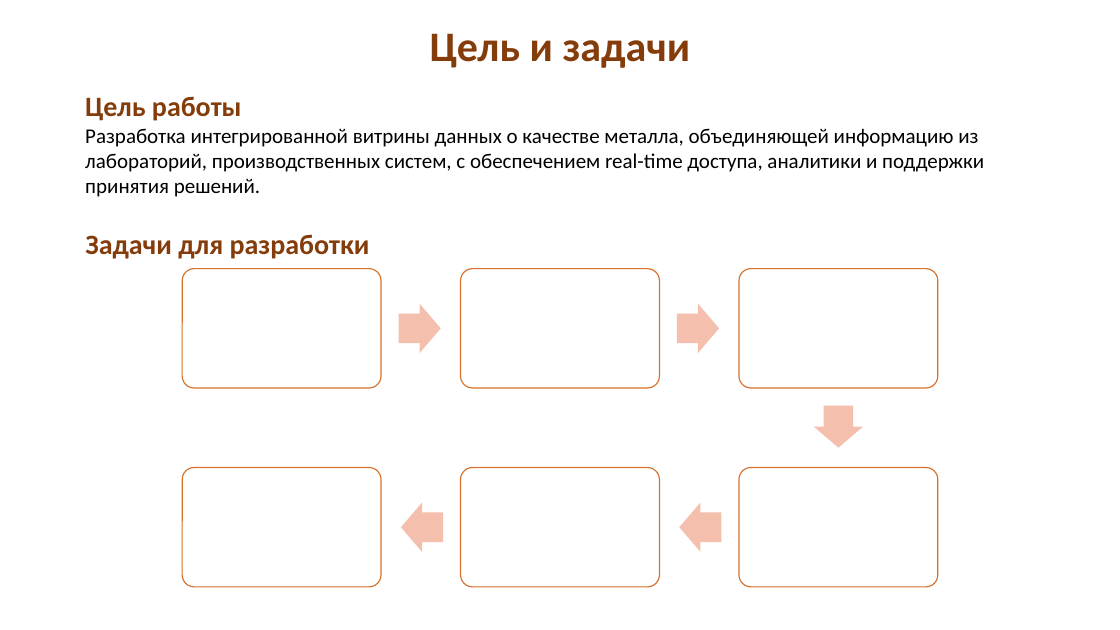
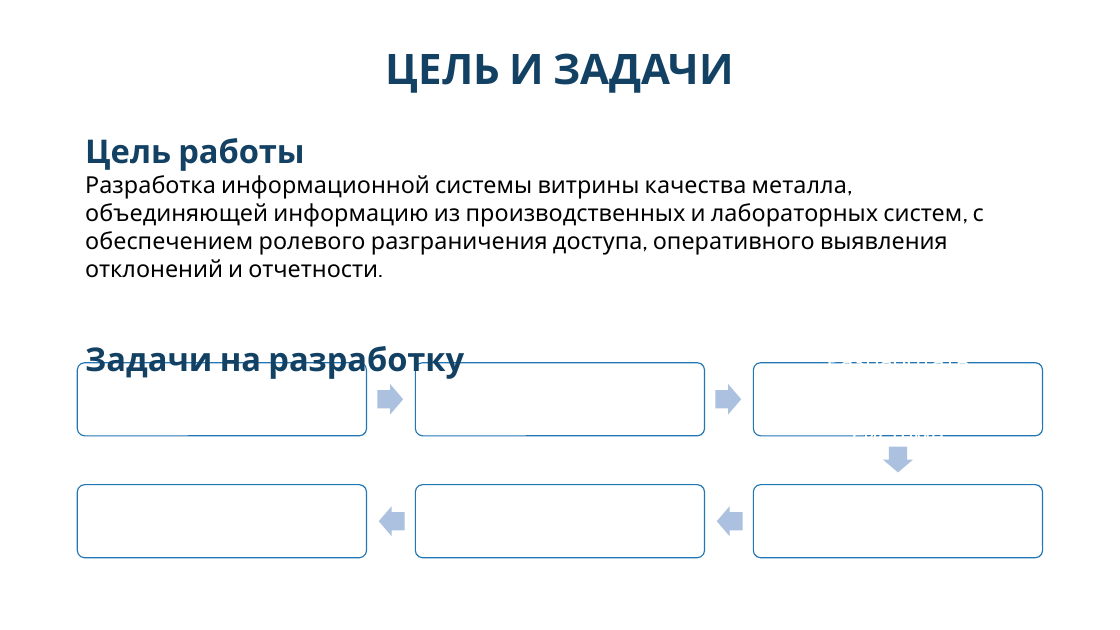
Before and after one commit to koshachya-myatka/vkr, a slide deck: slide 3 of Документы/Защита_Парамонова_АС.pptx. Drawn at 1120x630 pixels with LibreOffice and Linux fonts; fonts in the diff are those of the drawing. Boxes give left, top, right and bottom in pixels: in the first picture for what was removed or moved away, otherwise in the second. Text is boxed around its words. In the diff, an @@ line names an element or a change of style, - is before the commit and + after.

```diff
--- a/Документы/Защита_Парамонова_АС.pptx
+++ b/Документы/Защита_Парамонова_АС.pptx
@@ title at [386,53,734,93]: text changed; font Calibri to Cabin; text colour #843C0B to #134163 @@
-Цель и задачи
+ЦЕЛЬ И ЗАДАЧИ
@@ text "Цель работы": place and size @@
-text "Цель работы" at [85,96,984,197]
+text "Цель работы" at [85,138,984,380]
@@ text at [85,138,304,171]: size 24 to 28 pt, font Calibri to Cabin, text colour #843C0B to #134163 in "Цель работы" @@
@@ text at [85,175,984,380]: text changed; size 18 to 20 pt; font Calibri to Cabin @@
-Разработка интегрированной витрины данных о качестве металла, объединяющей информацию из лабораторий, производственных систем, с обеспечением real-time доступа, аналитики и поддержки принятия решений.
+Разработка информационной системы витрины качества металла, объединяющей информацию из производственных и лабораторных систем, с обеспечением ролевого разграничения доступа, оперативного выявления отклонений и отчетности.
+Задачи на разработку
@@ text removed at [85,234,370,259] @@
-Задачи для разработки
@@ group removed at [182,269,939,448]: 3 rounded rectangles, 3 right arrows @@
@@ outline #D7712C 1 pt to #2277B4 1 pt in 3 elements at [415,485,704,558], [754,485,1043,558], [77,485,366,558] @@
@@ rounded rectangle: place and size @@
-rounded rectangle at [182,468,381,587]
+rounded rectangle at [77,485,366,558]
@@ group added at [77,362,1043,559]: 5 texts, 3 rounded rectangles, 3 right arrows @@
+Проанализировать предметную область
+Провести сравнительный анализ аналогов
+Разработать требования к проектируемой системе
+Реализовать серверную часть системы
+Реализовать клиентскую часть системы
@@ right arrow at [379,507,405,537]: fill #F4BFAE to #ADC1DF @@
@@ right arrow: place and size @@
-right arrow at [401,502,443,552]
+right arrow at [379,507,405,537]
@@ rounded rectangle: place and size @@
-rounded rectangle at [460,468,660,587]
+rounded rectangle at [415,485,704,558]
@@ right arrow: place and size @@
-right arrow at [680,502,722,552]
+right arrow at [717,507,743,537]
@@ right arrow at [717,507,743,537]: fill #F4BFAE to #ADC1DF @@
@@ rounded rectangle: place and size @@
-rounded rectangle at [739,468,939,587]
+rounded rectangle at [754,485,1043,558]
```
Also in this commit, not shown: 6 other slides changed, 7 slides added, 10 slides removed, 11 other files.
